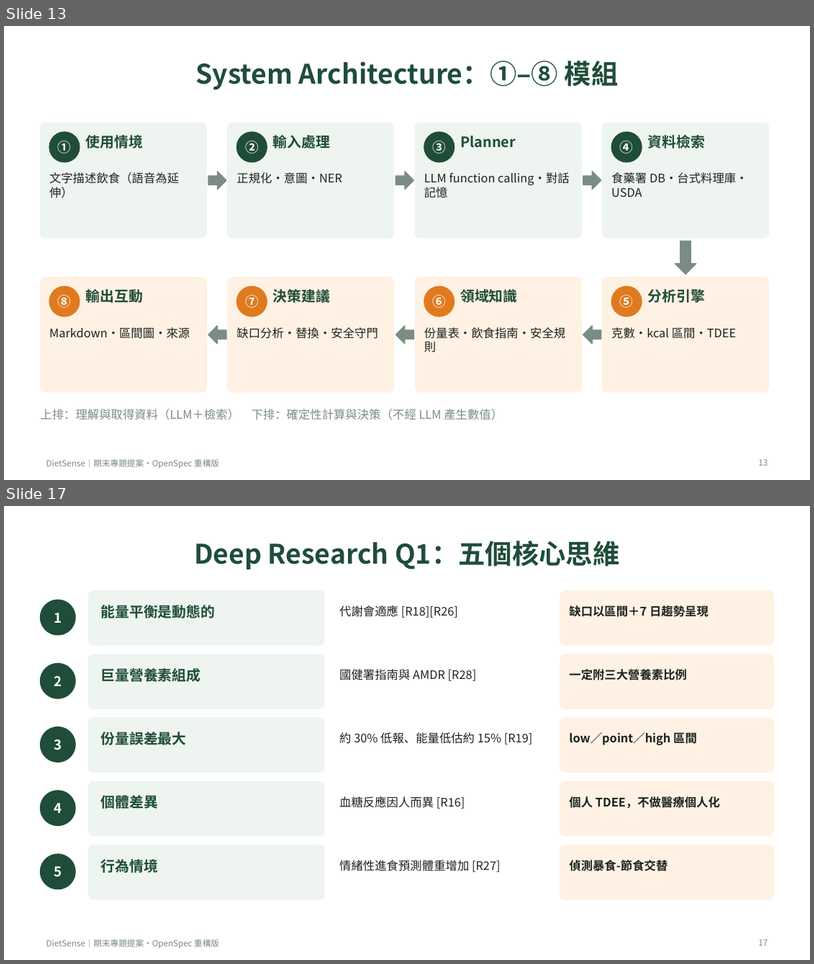
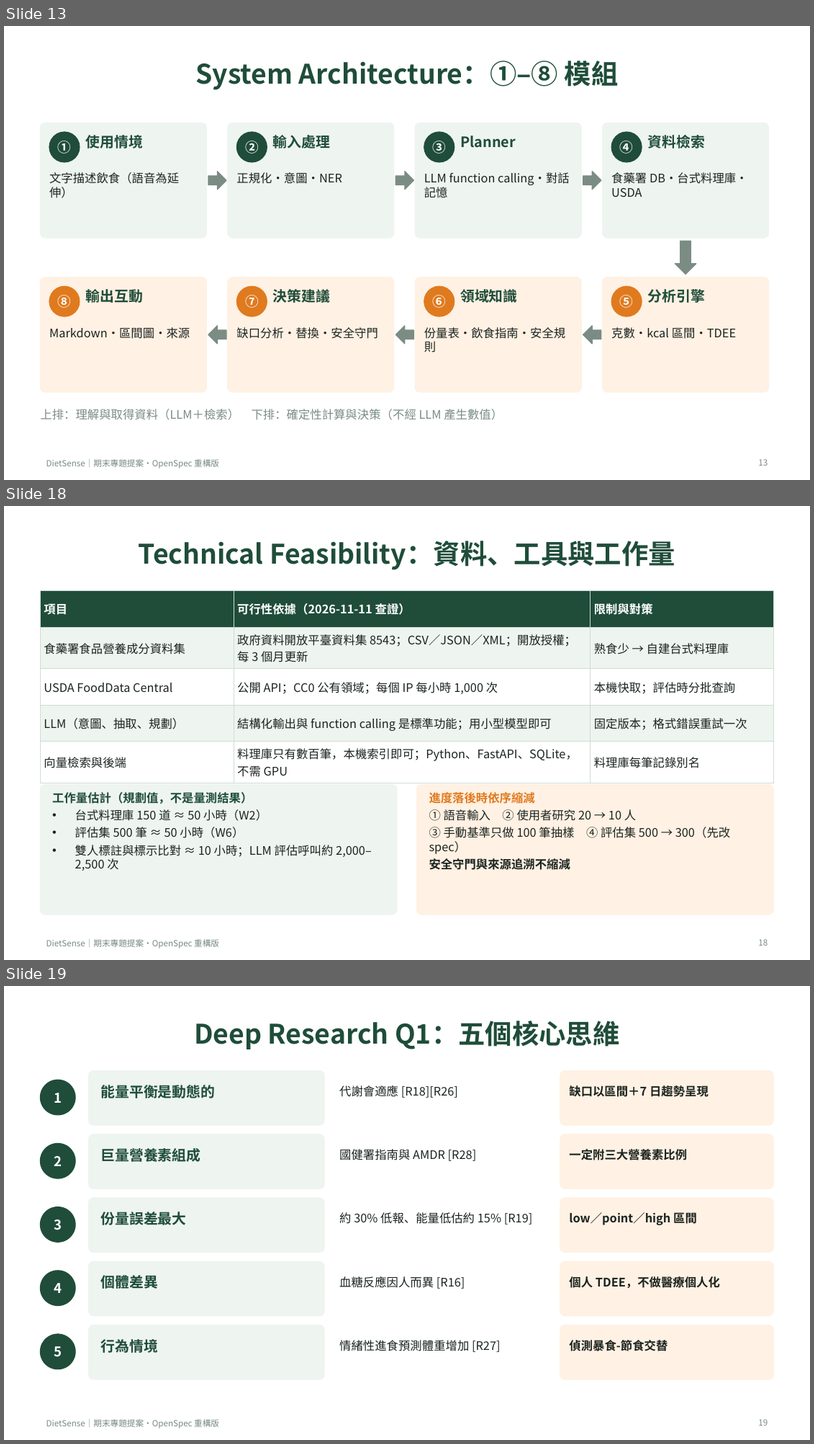
Before and after one commit to A0966411725-png/dietsense-proposal, a slide deck: presentation/DietSense_Proposal_Refactored.pptx. Shown one above the other, each under a label of ours: slides 13 and 17 before the commit, slides 13, 18 and 19 after it; the slides between them are not shown. The pictures are 814x964 and 814x1444 pixels, drawn with LibreOffice and Linux fonts; fonts in the diff are those of the drawing. Boxes give left, top, right and bottom in pixels: in the first picture for what was removed or moved away, otherwise in the second. Text is boxed around its words. In the diff, an @@ line names an element or a change of style, - is before the commit and + after.

```diff
--- a/presentation/DietSense_Proposal_Refactored.pptx
+++ b/presentation/DietSense_Proposal_Refactored.pptx
@@ slide 18 added at bbox=[4, 506, 810, 960], background #FFFFFF; not listed: 1 template element that a slide beside it also shows @@
@@ title added at bbox=[139, 541, 676, 570], 32 pt, text #1F4D3A, bold @@
+Technical Feasibility：資料、工具與工作量
@@ table added at bbox=[40, 591, 774, 780], 5 rows, 3 columns @@
+項目 | 可行性依據（2026-11-11 查證） | 限制與對策
+食藥署食品營養成分資料集 | 政府資料開放平臺資料集 8543；CSV／JSON／XML；開放授權；每 3 個月更新 | 熟食少 → 自建台式料理庫
+USDA FoodData Central | 公開 API；CC0 公有領域；每個 IP 每小時 1,000 次 | 本機快取；評估時分批查詢
+LLM（意圖、抽取、規劃） | 結構化輸出與 function calling 是標準功能；用小型模型即可 | 固定版本；格式錯誤重試一次
+向量檢索與後端 | 料理庫只有數百筆，本機索引即可；Python、FastAPI、SQLite，不需 GPU | 料理庫每筆記錄別名
@@ rounded rectangle added at bbox=[40, 784, 397, 914], fill #EEF4F0, outline #EEF4F0 1 pt @@
@@ rounded rectangle added at bbox=[417, 784, 774, 914], fill #FFF1E3, outline #FFF1E3 1 pt @@
@@ text added at bbox=[52, 792, 372, 870], 14 pt, text #1B2420 @@
+工作量估計（規劃值，不是量測結果）
+• 台式料理庫 150 道 ≈ 50 小時（W2）
+• 評估集 500 筆 ≈ 50 小時（W6）
+• 雙人標註與標示比對 ≈ 10 小時；LLM 評估呼叫約 2,000–2,500 次
@@ text added at bbox=[430, 792, 730, 870], 14 pt, text #1B2420 @@
+進度落後時依序縮減
+① 語音輸入 ② 使用者研究 20 → 10 人
+③ 手動基準只做 100 筆抽樣 ④ 評估集 500 → 300（先改 spec）
+安全守門與來源追溯不縮減
@@ page number added at bbox=[759, 939, 768, 945], 10 pt, text #7A8C83 @@
+18
@@ what was slide 17 is now slide 19 @@
@@ page number at bbox=[759, 1419, 768, 1425]: text changed @@
-17
+19
```
Also in this commit, not shown: 11 slides changed, 1 other slide added, 25 other files.
